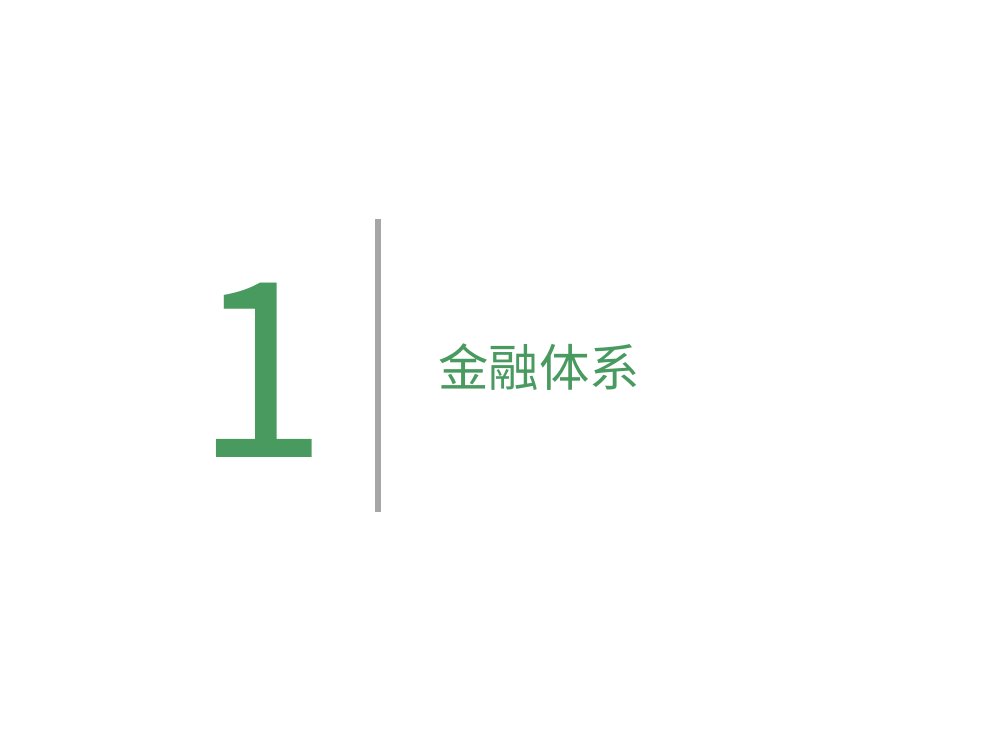
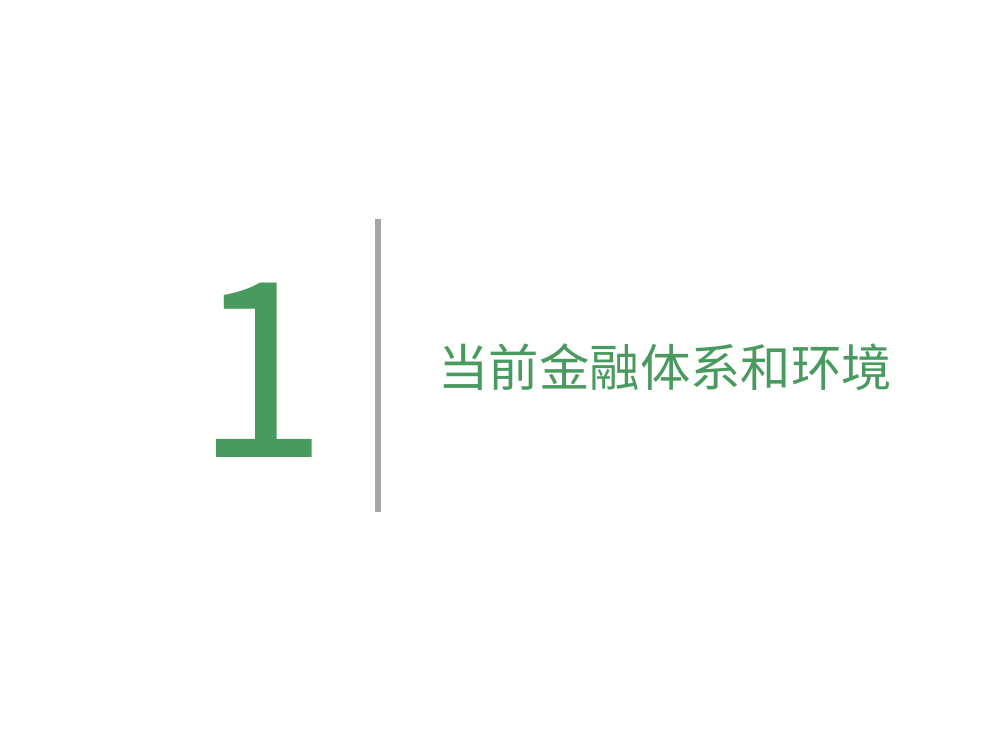
Before and after one commit to Catfeeds/DOC, a slide deck: slide 3 of 阿曼/proposal for Oman.pptx. Drawn at 1008x756 pixels with LibreOffice and Linux fonts; fonts in the diff are those of the drawing. Boxes give left, top, right and bottom in pixels: in the first picture for what was removed or moved away, otherwise in the second. Text is boxed around its words. In the diff, an @@ line names an element or a change of style, - is before the commit and + after.

```diff
--- a/阿曼/proposal for Oman.pptx
+++ b/阿曼/proposal for Oman.pptx
@@ text at [438,343,892,390]: text changed @@
-金融体系
+当前金融体系和环境
```
Also in this commit, not shown: 2 other slides changed, 9 slides added, 4 other files.
